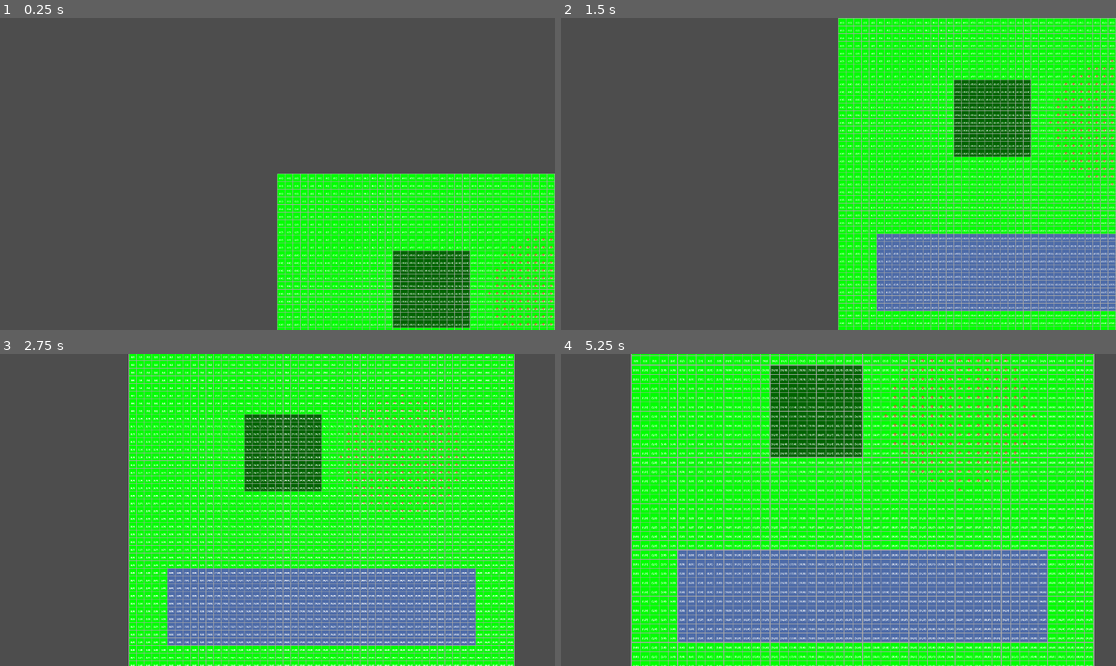
Above: before the commit, frames 1-4 (two rows, left to right).
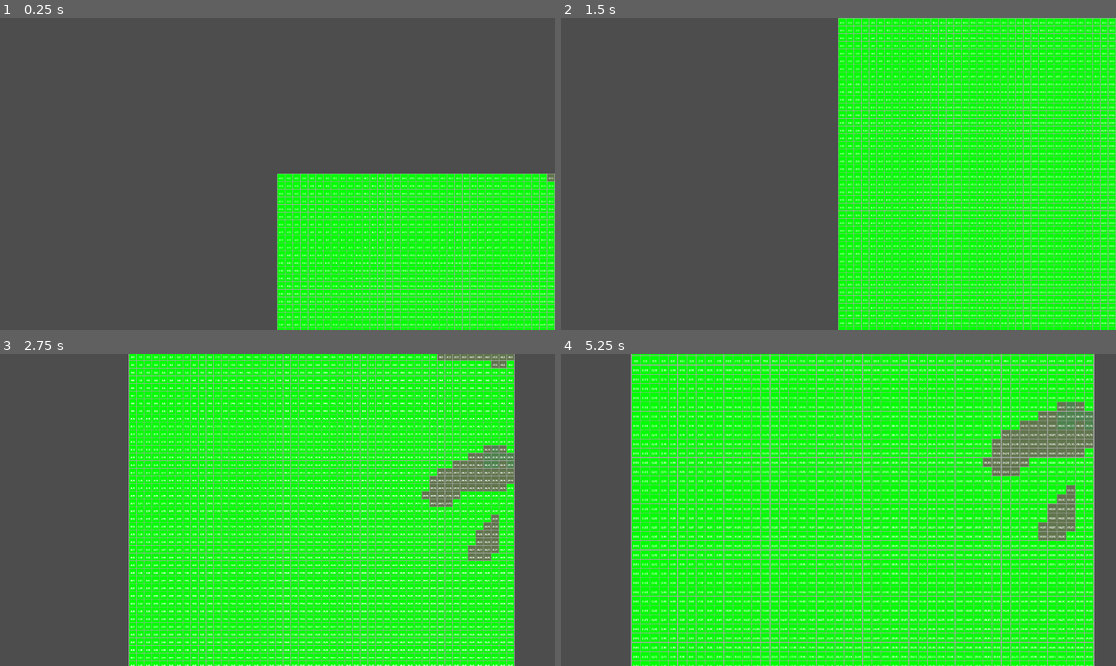
Above: after the commit, the same moments.

Repository: bk-bf/Celestia
Game: Godot game, scene res://scenes/world/tile_map_layer.tscn
The game is run twice, just before and just after one commit, with the same random seed, the same clock (stepped at 60 frames per second) and the same inputs.
Inputs (mouse positions are in pixels of both pictures, inside the frame that each line leads up to):
- Up to frame 1 (0.25 s): no input
- Up to frame 2 (1.5 s): tap Enter at 0.5 s; move the mouse to (960, 158) at 0.52 s; hold S (camera_pan_down) 0.53-1.25 s; click (960, 158) at 0.67 s; drag from (727, 189) to (810, 236) at 1.27 s
- Up to frame 3 (2.75 s): tap Space at 2 s; move the mouse to (333, 441) at 2.02 s; hold D (camera_pan_right) from 2.03 s (still down); click (333, 441) at 2.17 s
- Up to frame 4 (5.25 s): release D (camera_pan_right) at 2.75 s; drag from (810, 572) to (672, 463) at 2.77 s; tap Enter at 3.5 s; move the mouse to (1005, 556) at 3.52 s; hold Mouse wheel up (camera_zoom_in) 3.53-4.25 s; click (1005, 556) at 3.67 s; drag from (672, 463) to (755, 432) at 4.27 s; tap Space at 5 s; move the mouse to (866, 510) at 5.02 s; hold S (camera_pan_down) from 5.03 s (still down); click (866, 510) at 5.17 s

The runs differ from the first frame. In frame 1, 3.6% of the frame differs, in the area x 70-100%, y 49-100%; in frame 2, 14%; in frame 3, 20%; in frame 4, 28%, in the area x 21-96%, y 1-93%.

Commit message:
refactor: Update terrain system and remove obsolete scripts
- Changed biome_type to terrain_type in Tile class and related methods for consistency.
- Updated grid coordinate conversion methods to reflect new terminology.
- Deleted the obsolete map_test.gd script and its associated UID.
- Adjusted test_map.tres to reflect the new map_seed value.
- Modified tile_map_layer.tscn to link with the new procedural map generation script.

Diff:
--- a/scenes/world/tile_map_layer.tscn
+++ b/scenes/world/tile_map_layer.tscn
@@ -1,10 +1,10 @@
 [gd_scene load_steps=3 format=3 uid="uid://gwfgmxjdlnks"]
 
-[ext_resource type="Script" uid="uid://dohw47cb0kwhj" path="res://src/world/map_test.gd" id="1_i8n85"]
+[ext_resource type="Script" uid="uid://dwxcropshgdry" path="res://src/world/map_gen_test.gd" id="1_r2gvn"]
 [ext_resource type="Script" uid="uid://b12ae3y4x0xik" path="res://scenes/world/camera_2d.gd" id="2_r2gvn"]
 
 [node name="TestMap" type="Node2D"]
-script = ExtResource("1_i8n85")
+script = ExtResource("1_r2gvn")
 
 [node name="Camera2D" type="Camera2D" parent="."]
 script = ExtResource("2_r2gvn")
--- /dev/null
+++ b/src/world/map_gen_test.gd
@@ -0,0 +1,221 @@
+extends Node2D
+
+var map_data: MapData
+@export var show_grid_lines: bool = true
+@export var show_coordinate_numbers: bool = true
+@export var cell_size: Vector2 = Vector2(16, 16)
+
+@onready var camera = $Camera2D
+var zoom_threshold = 1.5
+
+func _ready():
+	# Create a map with the same dimensions but procedurally generated
+	map_data = MapData.new(Vector2i(50, 50), randi())
+	generate_terrain()
+	queue_redraw()
+
+	# Print the statistics:
+	print("map created with size: ", map_data.get_width(), "x", map_data.get_height())
+	print("Average density: ", "%.2f" % map_data.get_average_density())
+	print("Forest percentage: ", map_data.get_terrain_percentage("forest") * 100, "%")
+	print("Water percentage: ", map_data.get_terrain_percentage("river") * 100, "%")
+
+	var wood_tiles = map_data.find_tiles_with_resource("wood", 0.5)
+	print("Found ", wood_tiles.size(), " tiles with significant wood resources")
+
+	# Save the map data
+	var save_path = "res://test_map.tres"
+	var err = map_data.save_to_file(save_path)
+	print("map saved with result: ", err)
+
+# New function to generate terrain using noise
+func generate_terrain():
+	var noise_gen = NoiseGenerator.new(randi(), randi())
+
+	# First pass: Generate basic terrain types and terrain_subtypes
+	for y in range(map_data.get_height()):
+		for x in range(map_data.get_width()):
+			var grid_coords = Vector2i(x, y)
+			var tile = map_data.get_tile(grid_coords)
+
+			# Get noise values
+			var terrain_val = noise_gen.get_terrain_noise(x, y)
+			var detail_val = noise_gen.get_detail_noise(x, y)
+
+			# Set tile density based on noise
+			tile.density = (terrain_val + 1.0) / 2.0
+
+			# Determine terrain type based on noise
+			if terrain_val < -0.5:
+				tile.terrain_type = "river"
+				tile.set_water(true)
+			elif terrain_val < -0.2:
+				tile.terrain_type = "swamp"
+			elif terrain_val < 0.2:
+				tile.terrain_type = "plains"
+			elif terrain_val < 0.6:
+				tile.terrain_type = "forest"
+				# Add wood resources to forests
+				tile.resources["wood"] = 0.5 + (detail_val + 1.0) / 4.0
+			else:
+				tile.terrain_type = "mountain"
+
+			# Set terrain_subtype based on detail noise
+			determine_terrain_subtype(tile, detail_val)
+
+	# Second pass: Process water proximity effects
+	# handle_water_proximity()
+
+	# Add some monster territories
+	add_monster_territories()
+
+# Helper function to determine tile terrain_subtypes
+func determine_terrain_subtype(tile: Tile, detail_val: float):
+	match tile.terrain_type:
+		"forest":
+			if detail_val < -0.6:
+				tile.terrain_subtype = "dirt"
+			elif detail_val < -0.2:
+				tile.terrain_subtype = "grass"
+			elif detail_val < 0.2:
+				tile.terrain_subtype = "bush"
+			elif detail_val < 0.6:
+				tile.terrain_subtype = "deep_grass"
+			else:
+				tile.terrain_subtype = "tree"
+		"swamp":
+			if detail_val < -0.6:
+				tile.terrain_subtype = "shallow_water"
+			elif detail_val < -0.2:
+				tile.terrain_subtype = "mud"
+			elif detail_val < 0.2:
+				tile.terrain_subtype = "bog"
+			elif detail_val < 0.6:
+				tile.terrain_subtype = "clay"
+			else:
+				tile.terrain_subtype = "moss"
+		"mountain":
+			if detail_val < -0.3:
+				tile.terrain_subtype = "rocky"
+			else:
+				tile.terrain_subtype = "peak"
+
+# Process water proximity effects
+# func handle_water_proximity():
+	# Code commented out in original
+
+# Add monster territories - NO DRAWING, just data setup
+func add_monster_territories():
+	# Find suitable locations for territories based on terrain
+	var forest_tiles = []
+	for y in range(map_data.get_height()):
+		for x in range(map_data.get_width()):
+			var coords = Vector2i(x, y)
+			var tile = map_data.get_tile(coords)
+			if tile.terrain_type == "forest" and !tile.is_water():
+				forest_tiles.append(coords)
+
+	# Place wolf pack territories in forests
+	if forest_tiles.size() > 0:
+		var wolf_center = forest_tiles[randi() % forest_tiles.size()]
+		map_data.register_monster_territory(wolf_center, 8.0, "wolf_pack")
+
+		# If enough forest, add a second pack
+		if forest_tiles.size() > 100:
+			# Find a spot far from the first pack
+			var second_center = forest_tiles[0]
+			var max_distance = 0
+			for coords in forest_tiles:
+				var dist = coords.distance_to(wolf_center)
+				if dist > max_distance:
+					max_distance = dist
+					second_center = coords
+			map_data.register_monster_territory(second_center, 6.0, "wolf_pack")
+
+# Main drawing function - ALL drawing must happen here
+func _draw():
+	if !map_data:
+		return
+
+	# 1. Draw tile colors (background layer)
+	for y in range(map_data.get_height()):
+		for x in range(map_data.get_width()):
+			var grid_coords = Vector2i(x, y)
+			var tile = map_data.get_tile(grid_coords)
+			var rect = Rect2(
+				x * cell_size.x,
+				y * cell_size.y,
+				cell_size.x,
+				cell_size.y
+			)
+
+			# Choose color based on tile properties
+			var color = Color.GREEN
+			if tile.is_water():
+				color = Color(0.3, 0.5, 0.9, 0.6)  # Blue for water
+			elif tile.terrain_type == "mountain":
+				var mountain_color = Color(0.6, 0.6, 0.6, 0.6)
+				# Darker for higher density
+				mountain_color = mountain_color.darkened(tile.density * 0.5)
+				color = mountain_color
+			elif tile.terrain_type == "forest":
+				color = Color.DARK_GREEN
+			elif tile.terrain_type == "swamp":
+				color = Color(0.4, 0.5, 0.3, 0.8)  # Murky green
+
+			# Modify color based on tile variation
+			match tile.terrain_subtype:
+				"tree":
+					color = color.darkened(0.2)
+				"deep_grass":
+					color = color.lightened(0.1)
+				"moss":
+					color = Color(0.3, 0.6, 0.3, 0.7)
+
+			draw_rect(rect, color)
+
+	# 2. Draw grid lines
+	if show_grid_lines:
+		var width = map_data.get_width() * cell_size.x
+		var height = map_data.get_height() * cell_size.y
+
+		# Draw vertical lines
+		for x in range(map_data.get_width() + 1):
+			var start = Vector2(x * cell_size.x, 0)
+			var end = Vector2(x * cell_size.x, height)
+			draw_line(start, end, Color.DARK_GRAY, 1.0)
+
+		# Draw horizontal lines
+		for y in range(map_data.get_height() + 1):
+			var start = Vector2(0, y * cell_size.y)
+			var end = Vector2(width, y * cell_size.y)
+			draw_line(start, end, Color.DARK_GRAY, 1.0)
+
+	# 3. Draw text and territory markers
+	for y in range(map_data.get_height()):
+		for x in range(map_data.get_width()):
+			var grid_coords = Vector2i(x, y)
+			var tile = map_data.get_tile(grid_coords)
+			var map_pos = map_data.grid_to_map(grid_coords)
+
+			# Territory indicator
+			if tile.territory_owner != "":
+				var center = Vector2(
+					x * cell_size.x + cell_size.x / 2,
+					y * cell_size.y + cell_size.y / 2
+				)
+				draw_circle(center, cell_size.x / 6, Color(0.9, 0.2, 0.2, 0.7))
+
+			# Coordinate numbers
+			if show_coordinate_numbers:
+				var custom_font = preload("res://assets/fonts/Roboto_Condensed/RobotoCondensed-Bold.ttf")
+				var font_size = 4
+				var label = "(%d,%d)" % [x, y]
+
+				var text_size = custom_font.get_string_size(label, HORIZONTAL_ALIGNMENT_CENTER, -1, font_size)
+				var text_pos = Vector2(
+					x * cell_size.x + (cell_size.x - text_size.x) / 2,
+					y * cell_size.y + (cell_size.y + text_size.y) / 2
+				)
+				if camera.zoom.x <= zoom_threshold:
+					draw_string(custom_font, text_pos, label, HORIZONTAL_ALIGNMENT_CENTER, -1, font_size)
--- a/src/world/map_test.gd
+++ b/src/world/map_stat_test.gd
@@ -17,7 +17,7 @@
 	for y in range(10, 20):
 		for x in range(15, 25):
 			var tile = map_data.get_tile(Vector2i(x, y))
-			tile.biome_type = "forest"
+			tile.terrain_type = "forest"
 			tile.density = 0.5
 			tile.resources["wood"] = 0.8
 
@@ -25,7 +25,7 @@
 	for y in range(30, 40):
 		for x in range(5, 45):
 			var tile = map_data.get_tile(Vector2i(x, y))
-			tile.biome_type = "river"
+			tile.terrain_type = "river"
 			tile.density = -0.2
 
 	# Register a monster territory
@@ -34,8 +34,8 @@
 	# Print some statistics
 	print("World created with size: ", map_data.get_width(), "x", map_data.get_height())
 	print("Average density: ", "%.2f" % map_data.get_average_density())
-	print("Forest percentage: ", map_data.get_biome_percentage("forest") * 100, "%")
-	print("Water percentage: ", map_data.get_biome_percentage("river") * 100, "%")
+	print("Forest percentage: ", map_data.get_terrain_percentage("forest") * 100, "%")
+	print("Water percentage: ", map_data.get_terrain_percentage("river") * 100, "%")
 
 	var wood_tiles = map_data.find_tiles_with_resource("wood", 0.5)
 	print("Found ", wood_tiles.size(), " tiles with significant wood resources")
@@ -45,12 +45,12 @@
 	var err = map_data.save_to_file(save_path)
 	print("World saved with result: ", err)
 
-# Add this visualization function
+# visualisation function
 func _draw():
 	if !map_data:
 		return
 
-	# 1. FIRST draw tile colors (background layer)
+	# 1. draw tile colors (background layer)
 	for y in range(map_data.get_height()):
 		for x in range(map_data.get_width()):
 			var grid_coords = Vector2i(x, y)
@@ -62,19 +62,32 @@
 				cell_size.y
 			)
 
-			# Choose color based on tile properties
-			var color = Color.GREEN
+			# Base color from terrain type
+			var color = Color.GRAY
 			if tile.is_water():
 				color = Color(0.3, 0.5, 0.9, 0.6)  # Blue for water
-			elif tile.density > 0.8:
-				color = Color(0.6, 0.6, 0.6, 0.6)  # Gray for mountains/rocks
-			elif tile.biome_type == "forest":
-				color = Color.DARK_GREEN  # Green for forest
+			elif tile.terrain_type == "mountain":
+				var mountain_color = Color(0.6, 0.6, 0.6, 0.6)
+				# Darker for higher density
+				mountain_color = mountain_color.darkened(tile.density * 0.5)
+				color = mountain_color
+			elif tile.terrain_type == "forest":
+				color = Color.DARK_GREEN
+			elif tile.terrain_type == "swamp":
+				color = Color(0.4, 0.5, 0.3, 0.8)  # Murky green
 
-			# Fill tile with color
+			# Modify color based on tile variation
+			match tile.variation:
+				"tree":
+					color = color.darkened(0.2)
+				"deep_grass":
+					color = color.lightened(0.1)
+				"moss":
+					color = Color(0.3, 0.6, 0.3, 0.7)
+
 			draw_rect(rect, color)
 
-	# 2. SECOND draw grid lines
+	# 2. draw grid lines
 	if show_grid_lines:
 		var width = map_data.get_width() * cell_size.x
 		var height = map_data.get_height() * cell_size.y
@@ -91,7 +104,7 @@
 			var end = Vector2(width, y * cell_size.y)
 			draw_line(start, end, Color.DARK_GRAY, 1.0)
 
-	# 3. THIRD draw text and territory markers
+	# 3. draw text and territory markers
 	for y in range(map_data.get_height()):
 		for x in range(map_data.get_width()):
 			var grid_coords = Vector2i(x, y)
@@ -101,10 +114,10 @@
 			# Territory indicator
 			if tile.territory_owner != "":
 				var center = Vector2(
-					x * cell_size.x + cell_size.x/2,
-					y * cell_size.y + cell_size.y/2
+					x * cell_size.x + cell_size.x / 2,
+					y * cell_size.y + cell_size.y / 2
 				)
-				draw_circle(center, cell_size.x/6, Color(0.9, 0.2, 0.2, 0.7))
+				draw_circle(center, cell_size.x / 6, Color(0.9, 0.2, 0.2, 0.7))
 
 			# Coordinate numbers
 			if show_coordinate_numbers:
--- a/src/world/terrain/grid.gd
+++ b/src/world/terrain/grid.gd
@@ -21,13 +21,13 @@
 	_half_cell_size = cell_size / 2
 	_initialize_grid()
 
-# Convert grid coordinates to world position (center of tile)
-func grid_to_world(grid_coords: Vector2i) -> Vector2:
+# Convert grid coordinates to map position (center of tile)
+func grid_to_map(grid_coords: Vector2i) -> Vector2:
 	return Vector2(grid_coords) * cell_size + _half_cell_size
 
-# Convert world position to grid coordinates
-func world_to_grid(world_pos: Vector2) -> Vector2i:
-	return Vector2i((world_pos / cell_size).floor())
+# Convert map position to grid coordinates
+func map_to_grid(map_pos: Vector2) -> Vector2i:
+	return Vector2i((map_pos / cell_size).floor())
 
 # Create empty tiles for the entire grid
 func _initialize_grid() -> void:
@@ -85,7 +85,7 @@
 	return neighbors
 
 # Get all 8 surrounding tiles
-func get_neighbors_8(coords: Vector2i) -> Array:
+func get_neighbors_surrounding(coords: Vector2i) -> Array:
 	var neighbors = []
 	for y in range(-1, 2):
 		for x in range(-1, 2):
--- a/src/world/terrain/map_data.gd
+++ b/src/world/terrain/map_data.gd
@@ -9,8 +9,8 @@
 @export var map_name: String = "Celestia Map"
 @export var map_size: Vector2i = Vector2i(200, 200)
 
-# Biome distribution
-var biome_distribution: Dictionary = {}
+# terrain distribution
+var terrain_distribution: Dictionary = {}
 
 # Resource maps
 var resource_maps: Dictionary = {}
@@ -64,26 +64,26 @@
 
 	return sum / count if count > 0 else 0.5 # Default to normal ground density
 
-func get_biome_percentage(biome_type: String) -> float:
+func get_terrain_percentage(terrain_type: String) -> float:
 	var count = 0
 	var total = get_width() * get_height()
 
 	for y in range(get_height()):
 		for x in range(get_width()):
 			var tile = get_tile(Vector2i(x, y))
-			if tile.biome_type == biome_type:
+			if tile.terrain_type == terrain_type:
 				count += 1
 
 	return float(count) / float(total) if total > 0 else 0.0
 
 # Find tiles matching criteria
-func find_tiles_by_biome(biome_type: String) -> Array:
+func find_tiles_by_terrain(terrain_type: String) -> Array:
 	var matching_tiles = []
 
 	for y in range(get_height()):
 		for x in range(get_width()):
 			var tile = get_tile(Vector2i(x, y))
-			if tile.biome_type == biome_type:
+			if tile.terrain_type == terrain_type:
 				matching_tiles.append(tile)
 
 	return matching_tiles
@@ -129,15 +129,113 @@
 					tile.territory_owner = monster_type
 
 
-# Convert grid coordinates to world position
-func grid_to_world(grid_coords: Vector2i) -> Vector2:
-	return terrain_grid.grid_to_world(grid_coords)
-
-# Convert world position to grid coordinates
-func world_to_grid(world_pos: Vector2) -> Vector2i:
-	return terrain_grid.world_to_grid(world_pos)
-
-# Check if world coordinates are within map bounds
-func is_within_bounds_world(world_pos: Vector2) -> bool:
-	var grid_coords = world_to_grid(world_pos)
+# Convert grid coordinates to map position
+func grid_to_map(grid_coords: Vector2i) -> Vector2:
+	return terrain_grid.grid_to_map(grid_coords)
+
+# Convert map position to grid coordinates
+func map_to_grid(map_pos: Vector2) -> Vector2i:
+	return terrain_grid.map_to_grid(map_pos)
+
+# Check if map coordinates are within map bounds
+func is_within_bounds_map(map_pos: Vector2) -> bool:
+	var grid_coords = map_to_grid(map_pos)
 	return terrain_grid.is_valid_coordinates(grid_coords)
+
+# In your MapData or similar class
+func generate_terrain(width: int, height: int):
+	var noise_gen = NoiseGenerator.new()
+
+	# First pass: Generate basic terrain types for all tiles
+	for y in range(height):
+		for x in range(width):
+			var grid_coords = Vector2i(x, y)
+
+			# Get base terrain density value
+			var density = noise_gen.get_terrain_noise(x, y)
+
+			# Create tile with basic terrain type
+			var tile = Tile.new()
+			tile.density = (density + 1.0) / 2.0  # Normalize to 0-1 range
+			tile.terrain_type = determine_terrain_type(density)
+
+			# Set water status
+			tile.set_water(tile.terrain_type == "water")
+
+			set_tile(grid_coords, tile)
+
+	# Second pass: Apply detail terrain_subtypes and water proximity effects
+	for y in range(height):
+		for x in range(width):
+			var grid_coords = Vector2i(x, y)
+			var tile = get_tile(grid_coords)
+			var detail_val = noise_gen.get_detail_noise(x, y)
+
+			# Calculate proximity to water for terrain blending
+			var water_proximity = 0.0
+			for dx in range(-1, 2):
+				for dy in range(-1, 2):
+					var check_pos = Vector2i(x + dx, y + dy)
+					if is_within_bounds_map(check_pos):
+						var neighbor = get_tile(check_pos)
+						if neighbor.is_water():
+							water_proximity += 0.1
+
+			# Apply special handling for water borders
+			if water_proximity > 0 && !tile.is_water():
+				if tile.terrain_type == "mountain":
+					# Mountains near water become rocky cliffs
+					tile.terrain_subtype = "rocky_cliff"
+				elif tile.terrain_type == "forest":
+					# Forests near water become sparse
+					tile.terrain_subtype = "sparse_trees"
+				else:
+					# For other terrain types, apply normal terrain_subtypes
+					tile.terrain_subtype = determine_terrain_subtype(tile.terrain_type, detail_val)
+			else:
+				# Normal terrain_subtype assignment for tiles not near water
+				tile.terrain_subtype = determine_terrain_subtype(tile.terrain_type, detail_val)
+
+
+func determine_terrain_type(density: float) -> String:
+	if density < -0.5:
+		return "water"
+	elif density < -0.2:
+		return "swamp"
+	elif density < 0.2:
+		return "plains"
+	elif density < 0.6:
+		return "forest"
+	else:
+		return "mountain"
+
+func determine_terrain_subtype(terrain_type: String, detail_val: float) -> String:
+	match terrain_type:
+		"forest":
+			if detail_val < -0.6:
+				return "dirt"
+			elif detail_val < -0.2:
+				return "grass"
+			elif detail_val < 0.2:
+				return "bush"
+			elif detail_val < 0.6:
+				return "deep_grass"
+			else:
+				return "tree"
+		"swamp":
+			if detail_val < -0.6:
+				return "shallow_water"
+			elif detail_val < -0.2:
+				return "mud"
+			elif detail_val < 0.2:
+				return "bog"
+			elif detail_val < 0.6:
+				return "clay"
+			else:
+				return "moss"
+
+
+		# More terrain types and terrain_subtypes...
+
+	# return if no match was found
+	return "plains"
--- /dev/null
+++ b/src/world/terrain/noise_generator.gd
@@ -0,0 +1,25 @@
+# NoiseGenerator.gd
+extends Node
+class_name NoiseGenerator
+
+var terrain_noise: FastNoiseLite
+var detail_noise: FastNoiseLite
+
+func _init(terrain_seed: int = 12345, detail_seed: int = 67890):
+	# First-tier noise for terrain clusters
+	terrain_noise = FastNoiseLite.new()
+	terrain_noise.seed = terrain_seed
+	terrain_noise.noise_type = FastNoiseLite.TYPE_PERLIN
+	terrain_noise.frequency = 0.01  # Lower frequency for larger features
+
+	# Second-tier noise for terrain subtypes within terrain
+	detail_noise = FastNoiseLite.new()
+	detail_noise.seed = detail_seed
+	detail_noise.noise_type = FastNoiseLite.TYPE_SIMPLEX
+	detail_noise.frequency = 0.05  # Higher frequency for smaller details
+
+func get_terrain_noise(x: float, y: float) -> float:
+	return terrain_noise.get_noise_2d(x, y)
+
+func get_detail_noise(x: float, y: float) -> float:
+	return detail_noise.get_noise_2d(x, y)
--- a/src/world/terrain/tile.gd
+++ b/src/world/terrain/tile.gd
@@ -2,8 +2,9 @@
 extends Resource
 
 # Basic terrain properties
+@export var terrain_type: String = ""
+@export var terrain_subtype: String = ""
 @export var density: float = 0.5 # 0-1 range, 0.5 is default ground level
-@export var biome_type: String = "plains"
 @export var moisture: float = 0.5
 @export var temperature: float = 0.5
 @export var movement_speed: float = 1.0 # Default normal movement speed
@@ -21,18 +22,18 @@
 @export var territory_owner: String = "" # For monster territory system
 @export var magic_influence: Dictionary = {} # For elemental magic system
 
-func _init(coords: Vector2i = Vector2i(0, 0), den: float = 0.5, biome: String = "plains"):
+func _init(coords: Vector2i = Vector2i(0, 0), den: float = 0.5, terrain: String = "plains"):
 	x = coords.x
 	y = coords.y
 	density = den
-	biome_type = biome
+	terrain_type = terrain
 
 # Helper methods
 func get_coordinates() -> Vector2i:
 	return Vector2i(x, y)
 
 func is_water() -> bool:
-	return density < 0.3 or biome_type == "ocean" or biome_type == "lake" or biome_type == "river"
+	return density < 0.3 or terrain_type == "ocean" or terrain_type == "lake" or terrain_type == "river"
 
 func get_resource_value(resource_name: String) -> float:
 	if resource_name in resources:
--- a/src/world/terrain/tile_map_converter.gd
+++ b/src/world/terrain/tile_map_converter.gd
@@ -35,7 +35,7 @@
 			ground_layer.set_cell(0, Vector2i(x, y), 0, atlas_coords)
 
 			# Place objects if needed
-			if tile.biome_type == "forest" and tile.density > 0.7:
+			if tile.terrain_type == "forest" and tile.density > 0.7:
 				var tree_coords = Vector2i(0, 0)  # Your tree tile coordinates
 				object_layer.set_cell(0, Vector2i(x, y), 1, tree_coords)
 
--- a/test_map.tres
+++ b/test_map.tres
@@ -13,6 +13,6 @@
 [resource]
 script = ExtResource("1_ioop6")
 terrain_grid = SubResource("Resource_cnwnv")
-map_seed = 3564618546
+map_seed = 4217139558
 map_name = "Celestia Map"
 map_size = Vector2i(50, 50)
Not shown, added: src/world/map_gen_test.gd.uid
Renamed: src/world/map_test.gd.uid -> src/world/map_stat_test.gd.uid
Not shown, added: src/world/terrain/noise_generator.gd.uid
